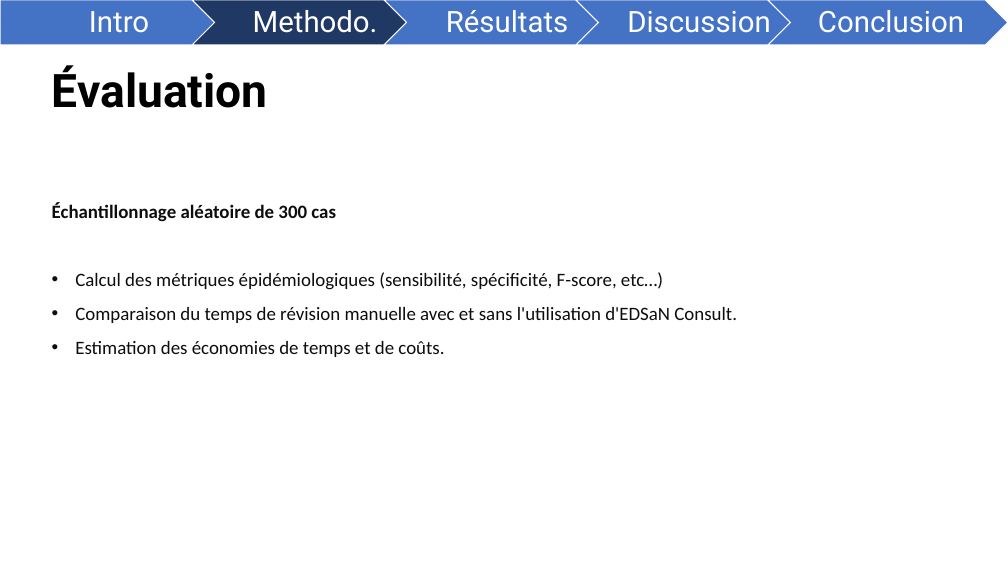
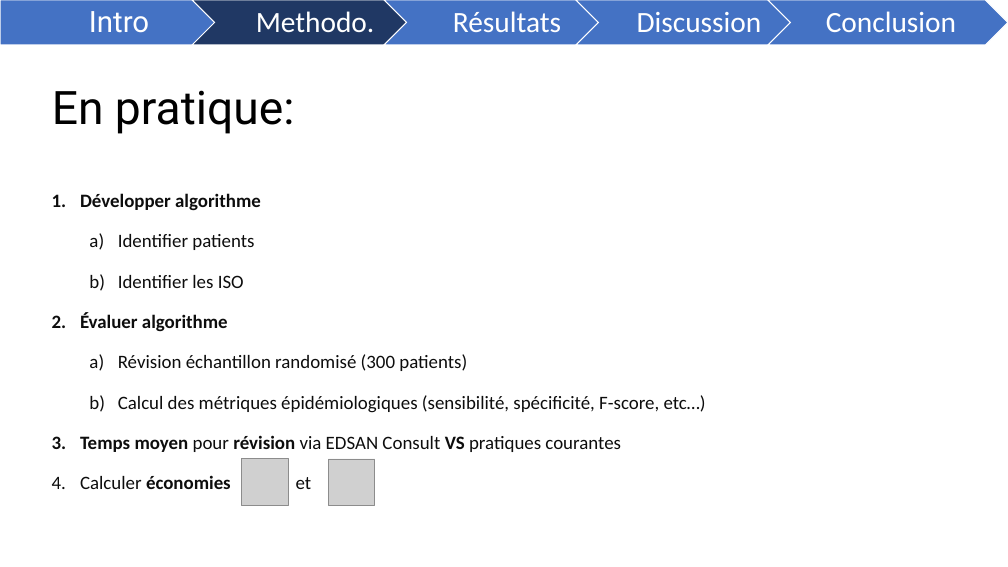
Before and after one commit to FrancescoMonti-source/theses_internes, a slide deck: slide 6 of memoire/reports/DÉTECTION SEMI-AUTOMATISÉE DES INFECTIONS POST-OPÉRATOIRES.pptx (slide 7 before the commit). Drawn at 1008x567 pixels with LibreOffice and Linux fonts; fonts in the diff are those of the drawing; grey boxes stand for pictures. Boxes give left, top, right and bottom in pixels: in the first picture for what was removed or moved away, otherwise in the second. Text is boxed around its words. In the diff, an @@ line names an element or a change of style, - is before the commit and + after.

```diff
--- a/memoire/reports/DÉTECTION SEMI-AUTOMATISÉE DES INFECTIONS POST-OPÉRATOIRES.pptx
+++ b/memoire/reports/DÉTECTION SEMI-AUTOMATISÉE DES INFECTIONS POST-OPÉRATOIRES.pptx
@@ font Roboto to Calibri in 4 elements at [256, 11, 375, 33], [453, 11, 561, 32], [637, 12, 762, 32], [826, 11, 956, 32] @@
@@ title removed at [52, 65, 268, 108] @@
-Évaluation
@@ title added at [52, 90, 295, 134], 44 pt, text #000000 @@
+En pratique:
@@ text "Développer algorithme": place and size @@
-text "Développer algorithme" at [52, 203, 737, 357]
+text "Développer algorithme" at [80, 193, 706, 489]
@@ text at [80, 193, 467, 371]: text changed; bold off @@
-Échantillonnage aléatoire de 300 cas
+1. Développer algorithme
+  a) Identifier patients
+  b) Identifier les ISO
+2. Évaluer algorithme
+  a) Révision échantillon randomisé (300 patients)
@@ text at [118, 395, 706, 413]: bullet • to a); list level 1 to 2 in "Calcul des métriques épidémiologiques (sensibilité, ..." @@
@@ text at [80, 435, 621, 489]: text changed @@
-• Comparaison du temps de révision manuelle avec et sans l'utilisation d'EDSaN Consult.
-• Estimation des économies de temps et de coûts.
+3. Temps moyen pour révision via EDSAN Consult VS pratiques courantes
+4. Calculer économies et
@@ picture added at [241, 459, 288, 506] @@
@@ picture added at [328, 459, 374, 505] @@
```
Also in this commit, not shown: 8 other slides changed, 2 slides added, 1 slide removed.
